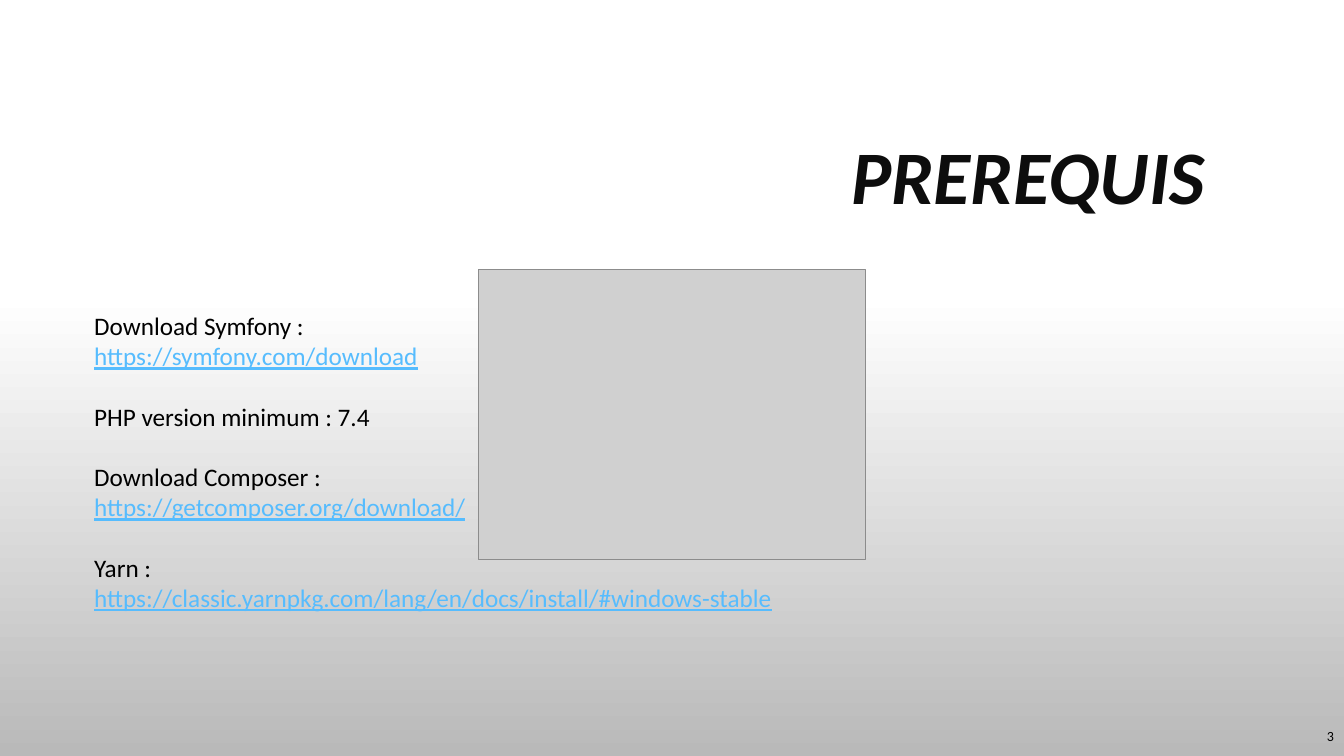
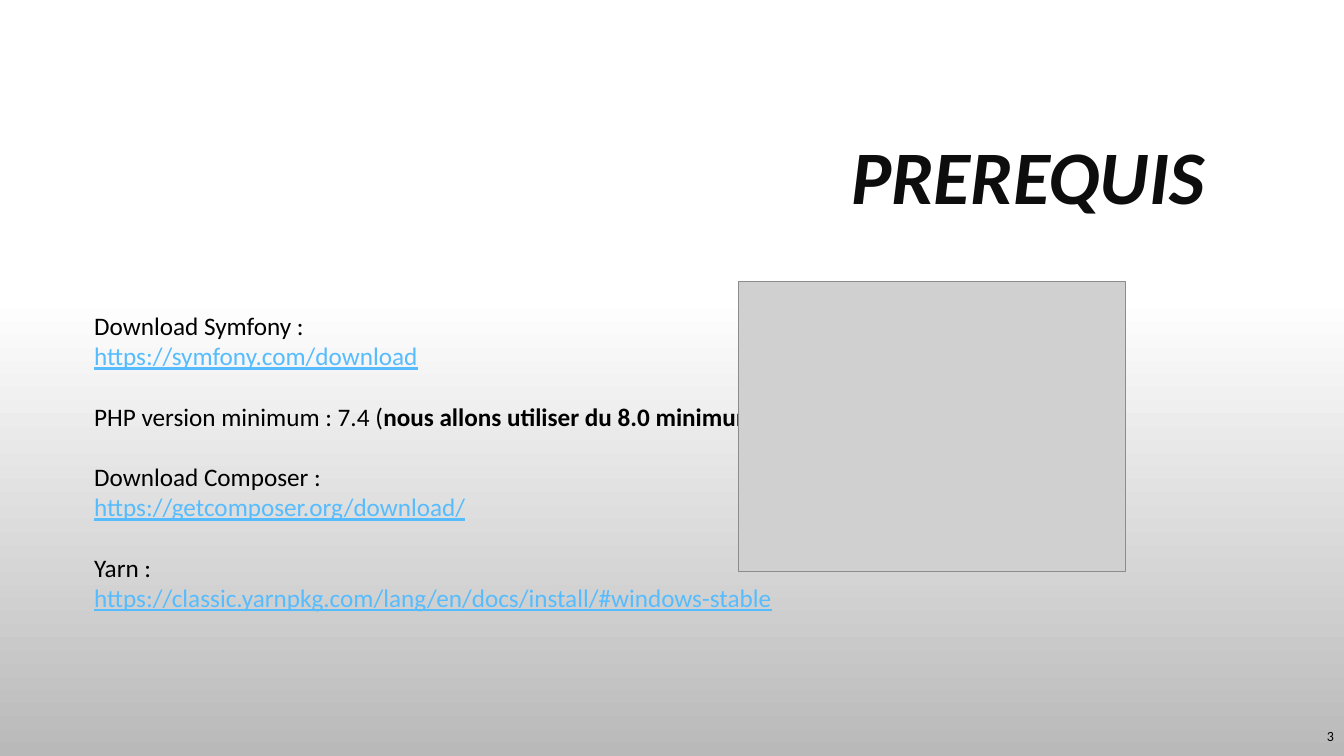
Before and after one commit to TyTy-cf/cours, a slide deck: slide 3 of Symfony/Symfony-Bases-20220808.pptx. Drawn at 1344x756 pixels with LibreOffice and Linux fonts; fonts in the diff are those of the drawing; grey boxes stand for pictures; background and template pictures are left out. Boxes give left, top, right and bottom in pixels: in the first picture for what was removed or moved away, otherwise in the second. Text is boxed around its words. In the diff, an @@ line names an element or a change of style, - is before the commit and + after.

Commit message:
symfony cours updated

```diff
--- a/Symfony/Symfony-Bases-20220808.pptx
+++ b/Symfony/Symfony-Bases-20220808.pptx
@@ picture: place and size @@
-picture at [479,269,866,560]
+picture at [739,281,1126,572]
@@ text at [94,317,771,611]: text changed @@
-Download Symfony :
-https://symfony.com/download
-PHP version minimum : 7.4
-Download Composer :
-https://getcomposer.org/download/
-Yarn :
-https://classic.yarnpkg.com/lang/en/docs/install/#windows-stable
+Download Symfony :
+https://symfony.com/download
+PHP version minimum : 7.4 (nous allons utiliser du 8.0 minimum)
+Download Composer :
+https://getcomposer.org/download/
+Yarn :
+https://classic.yarnpkg.com/lang/en/docs/install/#windows-stable
```
Also in this commit, not shown: 8 other slides changed, 1 other file.
